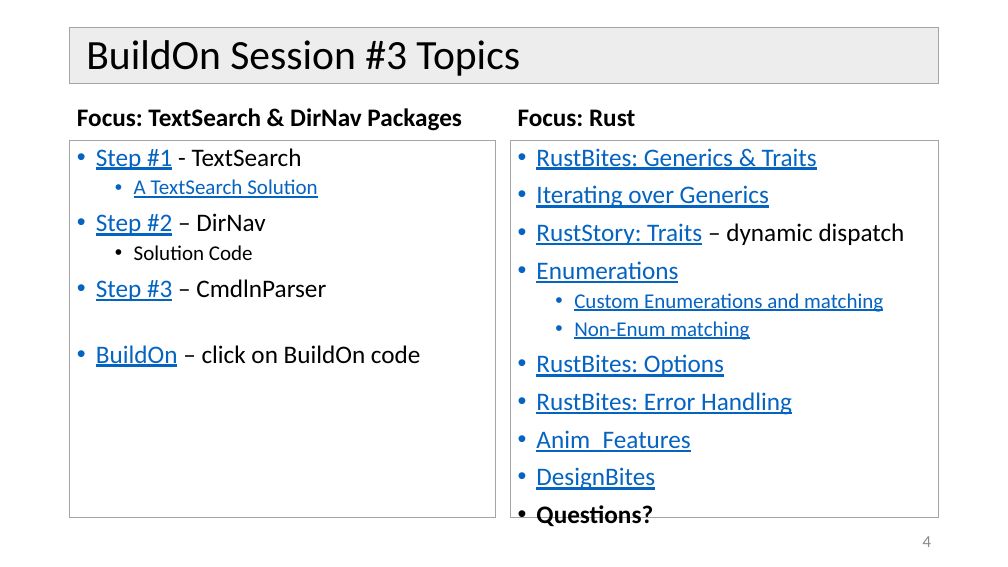
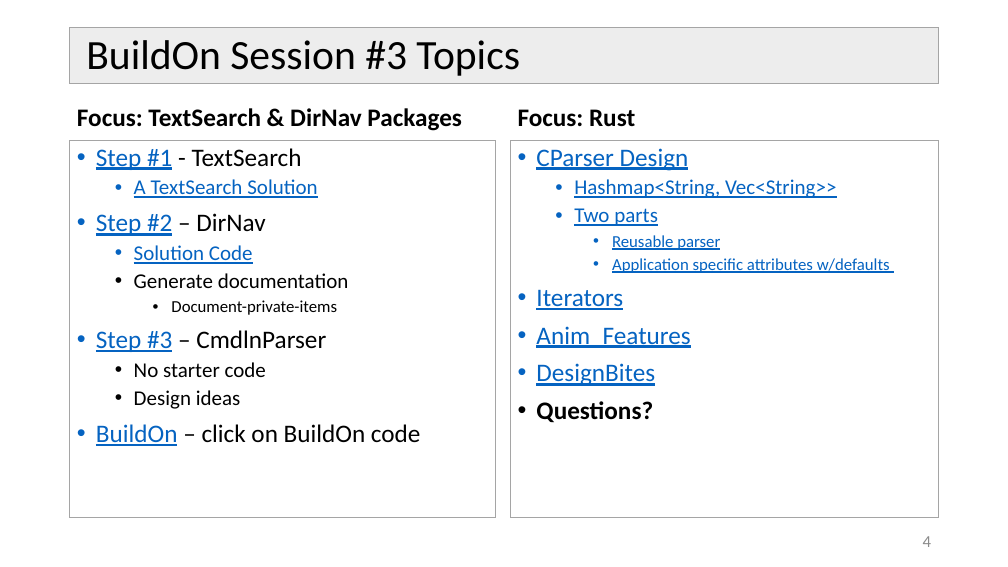
Before and after one commit to JimFawcett/BuildOn, a slide deck: slide 4 of Build-On-4.pptx. Drawn at 1008x567 pixels with LibreOffice and Linux fonts; fonts in the diff are those of the drawing. Boxes give left, top, right and bottom in pixels: in the first picture for what was removed or moved away, otherwise in the second. Text is boxed around its words. In the diff, an @@ line names an element or a change of style, - is before the commit and + after.

Commit message:
starting #4 slides

```diff
--- a/Build-On-4.pptx
+++ b/Build-On-4.pptx
@@ text at bbox=[536, 148, 890, 310]: text changed; size 24 to 16 pt @@
-• RustBites: Generics & Traits
-• Iterating over Generics
-• RustStory: Traits – dynamic dispatch
-• Enumerations
-  • Custom Enumerations and matching
-  • Non-Enum matching
-• RustBites: Options
-• RustBites: Error Handling
+• CParser Design
+  • Hashmap<String, Vec<String>>
+  • Two parts
+    • Reusable parser
+    • Application specific attributes w/defaults
+• Iterators
@@ text at bbox=[134, 245, 253, 264]: text colour #000000 to #0563C1, underline on in "Solution Code" @@
@@ text at bbox=[134, 273, 349, 315]: paragraphs added @@
+  • Generate documentation
+    • Document-private-items
@@ text at bbox=[134, 362, 266, 409]: paragraphs added @@
+  • No starter code
+  • Design ideas
```
